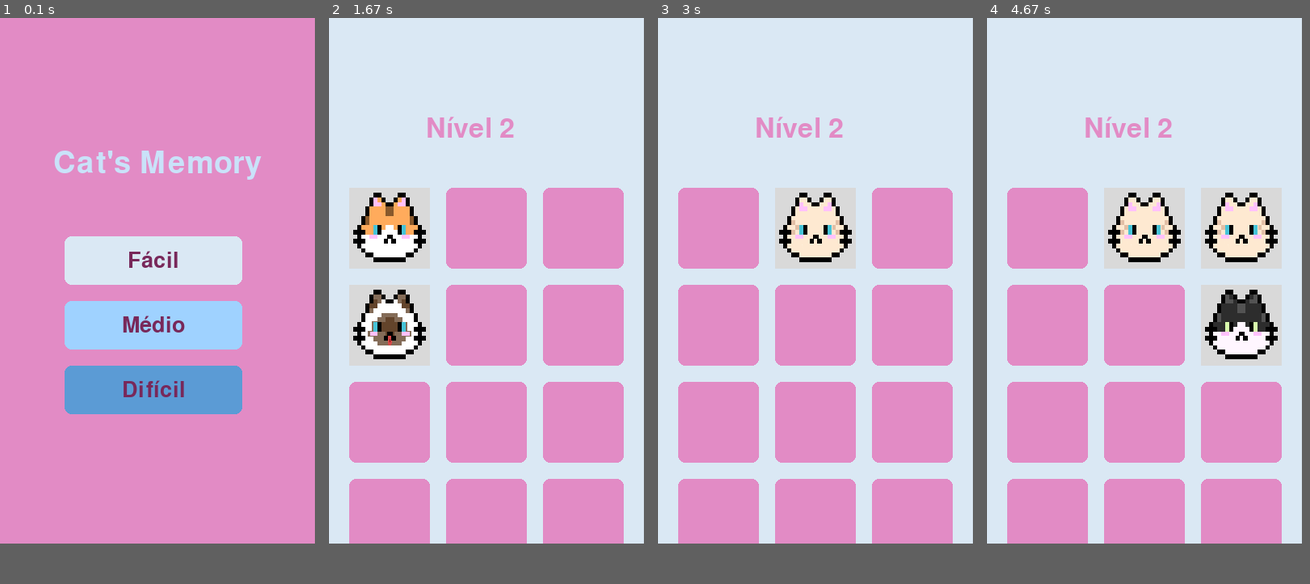
Above: before the commit, frames 1-4 (left to right).
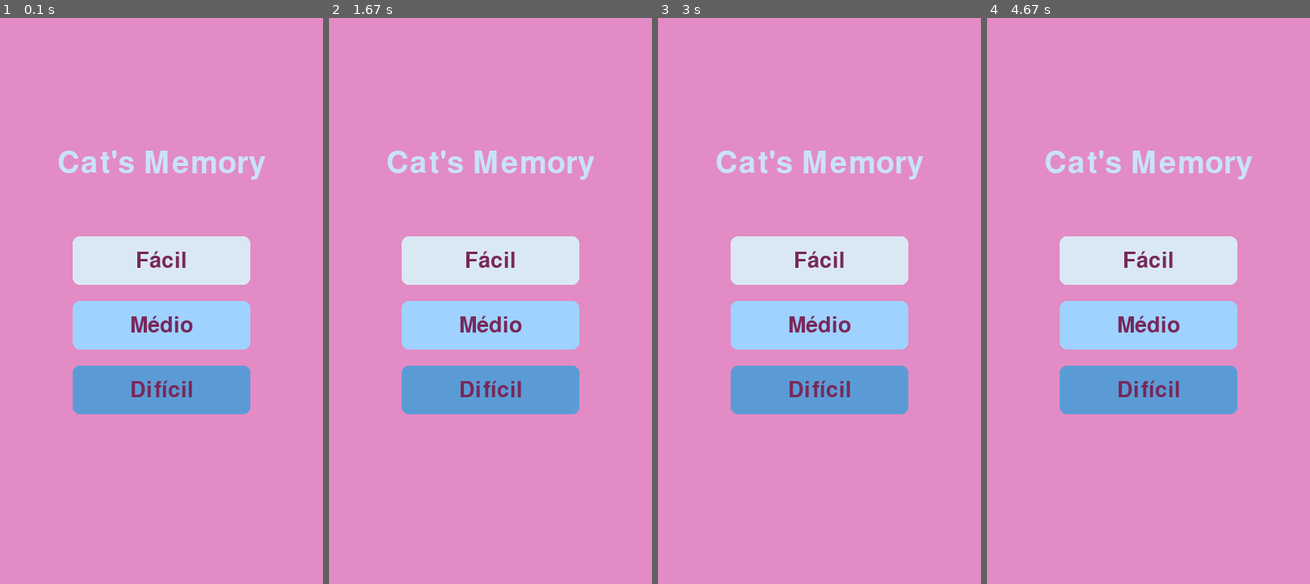
Above: after the commit, the same moments.

Repository: louisechacon/jogo_pygame
Game: pygame game, started from joguinho.py
The game is run twice, just before and just after one commit, with the same random seed, the same clock (stepped at 60 frames per second) and the same inputs.
Inputs (mouse positions are in pixels of both pictures, inside the frame that each line leads up to):
- Up to frame 1 (0.1 s): no input
- Up to frame 2 (1.67 s): click (490, 301) at 0.38 s; click (412, 306) at 0.72 s; click (390, 216) at 1.05 s; click (387, 40) at 1.38 s, where only the run after the commit has a clickable "Voltar"
- Up to frame 3 (3 s): click (819, 391) at 1.72 s, where only the run after the commit has a clickable "Difícil"; click (709, 187) at 2.05 s; click (809, 204) at 2.38 s; click (716, 40) at 2.72 s, where only the run after the commit has a clickable "Voltar"
- Up to frame 4 (4.67 s): click (1232, 250) at 3.05 s; click (1248, 289) at 3.38 s; click (1216, 199) at 3.72 s; click (1045, 40) at 4.55 s, where only the run after the commit has a clickable "Voltar"
In our replay, the window is 390x650 before the commit and 400x700 after it. These sizes can differ from the game's own. Grey fills any space a smaller window leaves; there, only what the larger window draws over its background counts as a difference.

The runs differ from the first frame. In frame 1, 3.7% of the frame differs, in the area x 16-82%, y 23-70%; in frame 2, 61%; in frame 3, 58%; in frame 4, 63%, in the area x 0-98%, y 0-93%.

Commit message:
Ajusta tamanho das cartas e adiciona botão "voltar"

Diff:
--- a/joguinho.py
+++ b/joguinho.py
@@ -5,31 +5,38 @@
 
 pygame.init()
 
-altura_botao = 220
-largura_botao = 60
-x_inicial_botao = 80
-botao_facil = pygame.Rect(x_inicial_botao, 270, altura_botao, largura_botao)
-botao_medio = pygame.Rect(x_inicial_botao, 350, altura_botao, largura_botao)
-botao_dificil = pygame.Rect(x_inicial_botao, 430, altura_botao, largura_botao)
-
-altura = 650
-largura = 390
-x_inicial_carta = 25
-y_inicial_carta = 210
+altura_tela = 700
+largura_tela = 400
+x_inicial_carta = 30
+y_inicial_carta = 175
 tamanho_carta = 100
 espaco = 20
 
-tela = pygame.display.set_mode((largura, altura))
+altura_botao = 60
+largura_botao = 220
+x_inicial_botao = 90
+botao_facil = pygame.Rect(x_inicial_botao, 270, largura_botao, altura_botao)
+botao_medio = pygame.Rect(x_inicial_botao, 350, largura_botao, altura_botao)
+botao_dificil = pygame.Rect(x_inicial_botao, 430, largura_botao, altura_botao)
+
+nivel = 1
+def escolher_carta(nivel):
+    if nivel == 3:
+        return 70
+    else:
+        return 100
+tamanho_carta = escolher_carta(nivel)
+
+tela = pygame.display.set_mode((largura_tela, altura_tela))
 pygame.display.set_caption("Cat's Memory")
 
 clock = pygame.time.Clock()
 
 pygame.font.init()
-fonte_nivel = pygame.font.SysFont(None, 50)
+fonte_nivel = pygame.font.SysFont(None, 60)
 fonte_botao = pygame.font.SysFont(None, 40)
 fonte_titulo = pygame.font.SysFont(None, 56)
 
-tamanho_carta = 100
 imagens_gatinhos = []
 
 for i in range(1, 9):
@@ -51,8 +58,6 @@
     elif nivel == 3:
         return 4, 4, "Nível 3"
 
-
-nivel = 1
 linhas = 0
 colunas = 0
 lista_ids = []
@@ -64,6 +69,8 @@
 
 def iniciar_jogo(nivel):
 
+    global tamanho_carta
+    tamanho_carta = escolher_carta(nivel)
     linhas, colunas, texto_nivel = escolher_nivel(nivel)
     num_cartas = linhas * colunas
 
@@ -80,7 +87,7 @@
     tela.fill((226, 139, 197))
 
     titulo = fonte_titulo.render("Cat's Memory", True, (201, 226, 249))
-    tela.blit(titulo, titulo.get_rect(center=(largura // 2, 180)))
+    tela.blit(titulo, titulo.get_rect(center=(largura_tela // 2, 180)))
 
     pygame.draw.rect(tela, (218, 232, 244), botao_facil, border_radius = 8)
     pygame.draw.rect(tela, (159,210,255), botao_medio, border_radius= 8)
@@ -153,18 +160,33 @@
     elif estado_tela == tela_jogo:
         tela.fill((218, 232, 244))
         texto_superficie = fonte_nivel.render(texto_nivel, True, (226, 139, 197))
-        tela.blit(texto_superficie, (120, 120))
+        tela.blit(texto_superficie, texto_superficie.get_rect(center=(largura_tela // 2, 120)))
 
-    for i in range(len(lista_ids)):
-        col = i % colunas
-        lin = i // colunas
-        x = x_inicial_carta + col * (tamanho_carta + espaco)
-        y = y_inicial_carta + lin * (tamanho_carta + espaco)
+        altura_botao_voltar = 40
+        largura_botao_voltar = 130
+        x_botao_voltar = 6
+        y_botao_voltar = 8
+        botao_voltar = pygame.Rect(x_botao_voltar, y_botao_voltar, largura_botao_voltar, altura_botao_voltar)
+        pygame.draw.rect(tela, (159,210,255),  botao_voltar, border_radius= 8)
+        texto_voltar = fonte_botao.render("Voltar", True, (255, 255, 255))
+        fonte_botao_voltar = pygame.font.SysFont(None, 15)
+        tela.blit(texto_voltar, texto_voltar.get_rect(center = botao_voltar.center))
 
-        if cartas_viradas[i]:
-            id_gatinho = lista_ids[i]
-            tela.blit(imagens_gatinhos[id_gatinho], (x, y))
-        else:
-            pygame.draw.rect(tela, (226, 139, 197), (x, y, tamanho_carta, tamanho_carta), border_radius=8)
+        if event.type == MOUSEBUTTONDOWN:
+            if botao_voltar.collidepoint(event.pos):
+                estado_tela = tela_menu
+
+        for i in range(len(lista_ids)):
+            col = i % colunas
+            lin = i // colunas
+            x = x_inicial_carta + col * (tamanho_carta + espaco)
+            y = y_inicial_carta + lin * (tamanho_carta + espaco)
+
+            if cartas_viradas[i]:
+                id_gatinho = lista_ids[i]
+                gatinho_redimensionado = pygame.transform.scale(imagens_gatinhos[id_gatinho], (tamanho_carta, tamanho_carta))
+                tela.blit(gatinho_redimensionado, (x, y))
+            else:
+                pygame.draw.rect(tela, (226, 139, 197), (x, y, tamanho_carta, tamanho_carta), border_radius=8)
 
     pygame.display.update()
